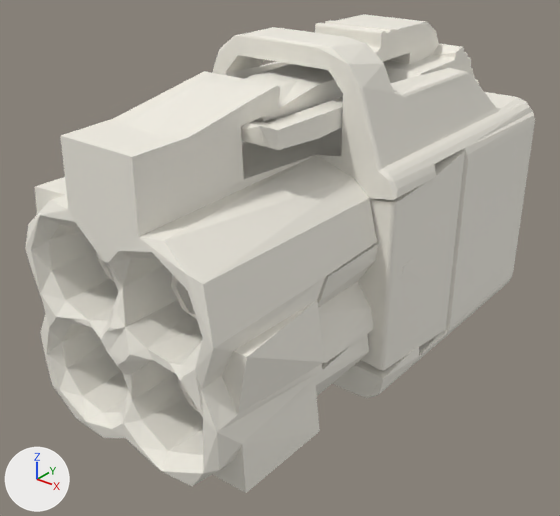
The glTF model eval-lab/public/assets/emotiv/connectors/WH-EZ4-04/model.glb: old version first, new version second.
One viewpoint serves both versions: a camera (50 mm lens) standing at (18.6, -25.3, 12.5) and looking at (-0.4, -1.6, -2.1). Lighting does not change. The marker at lower left points along +X, +Y and +Z. The first picture is the older version.

Objects in the first picture: 'geometry_0'.
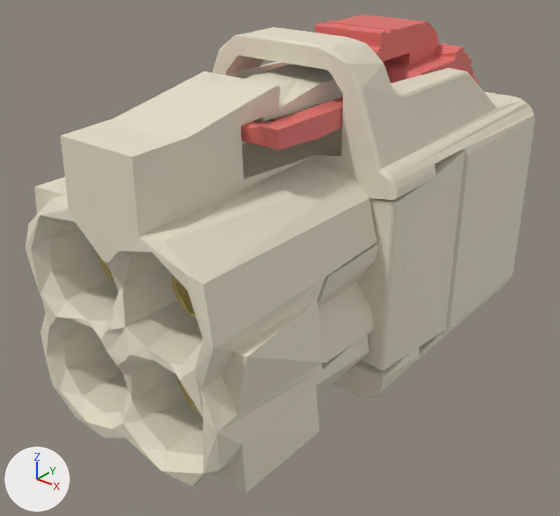
Changed parts and their boxes [x1, y1, x2, y2] in the pictures (560 x 516 px; the box of a moved part takes in the faces that stretch with it):
'geometry_0', recoloured, reshaped
    both: [25, 14, 535, 493]
part 1 of me_geometry_0, moved or reshaped (mostly hidden)
    before: [190, 53, 533, 410]
    after: [190, 52, 533, 410]

The change, as a diff of the scene's bpy script:
```diff
--- a/eval-lab/public/assets/emotiv/connectors/WH-EZ4-04/model.glb.py
+++ b/eval-lab/public/assets/emotiv/connectors/WH-EZ4-04/model.glb.py
@@ mat_material_0 @@
 n0 = _N.new('ShaderNodeBsdfPrincipled'); n0.name = 'Principled BSDF'
-n0.inputs[0].default_value = (0.902, 0.871, 0.784, 1.0)  # 'Base Color', white #f4f0e5
 n0.inputs[2].default_value = 0.62  # 'Roughness'
 n1 = _N.new('ShaderNodeOutputMaterial'); n1.name = 'Material Output'
+n2 = _N.new('ShaderNodeVertexColor'); n2.name = 'Color Attribute'
 _L.new(n0.outputs[0], n1.inputs[0])  # 'BSDF' to 'Surface'
+_L.new(n2.outputs[0], n0.inputs[0])  # 'Color' to 'Base Color'
@@ me_geometry_0 @@
 # used by ob_geometry_0; location = (0.0, 0.0, 0.0)
-me_geometry_0.from_pydata(...)  # 7003 vertices, 13973 faces; spans x -5.4..5.4, y -11.2..11.2, z -7.2..7.2
+me_geometry_0.from_pydata(...)  # 7015 vertices, 13997 faces; spans x -5.4..5.4, y -11.2..11.2, z -7.2..7.2
+# me_geometry_0 part 1: 162 vertices moved within x -5.2..4.2, y -9.1..8.7, z -7.2..5.5; 150 vertices removed from x -3.4..5.0, y -8.6..11.1, z -5.4..5.2; 162 vertices added at x -3.5..4.9, y -9.1..11.1, z -5.3..5.2
+# other edits to the shape of me_geometry_0 do not show in these pictures
 me_geometry_0.materials.append(mat_material_0)
```
